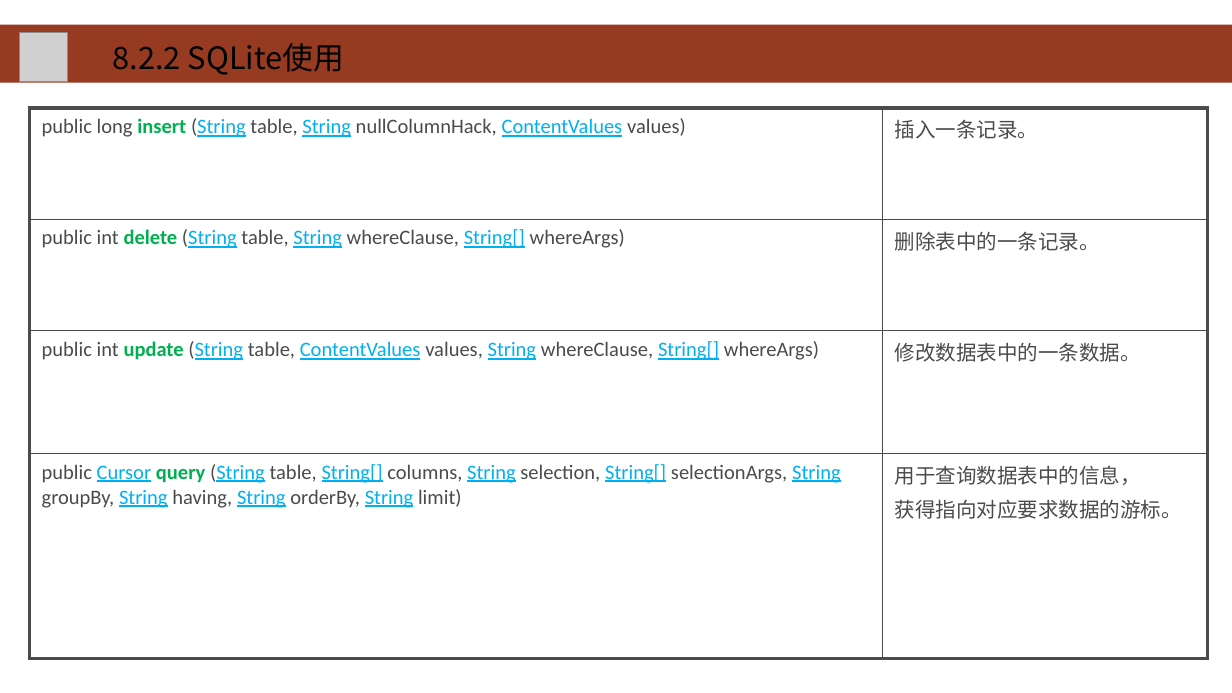
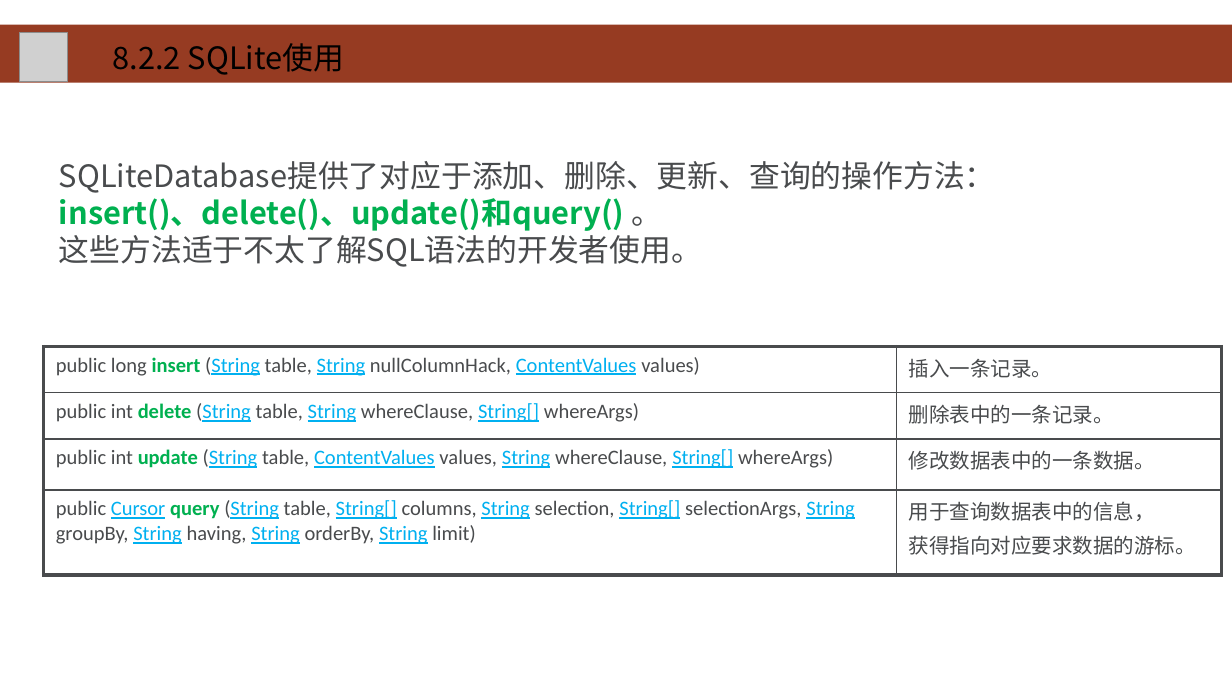
Before and after one commit to HBU/Android-PPT, a slide deck: slide 19 of 08.0 -- 数据存储 -- 第08章.pptx. Drawn at 1232x693 pixels with LibreOffice and Linux fonts; fonts in the diff are those of the drawing; grey boxes stand for pictures; background and template pictures are left out. Boxes give left, top, right and bottom in pixels: in the first picture for what was removed or moved away, otherwise in the second. Text is boxed around its words. In the diff, an @@ line names an element or a change of style, - is before the commit and + after.

```diff
--- a/08.0 -- 数据存储 -- 第08章.pptx
+++ b/08.0 -- 数据存储 -- 第08章.pptx
@@ text added at [59,161,996,267], 18 pt, text #494B4D @@
+SQLiteDatabase提供了对应于添加、删除、更新、查询的操作方法：
+insert()、delete()、update()和query() 。
+这些方法适于不太了解SQL语法的开发者使用。
@@ table: place and size @@
-table at [30,108,1207,659]
+table at [43,346,1221,575]
```
Also in this commit, not shown: 27 other slides changed.
